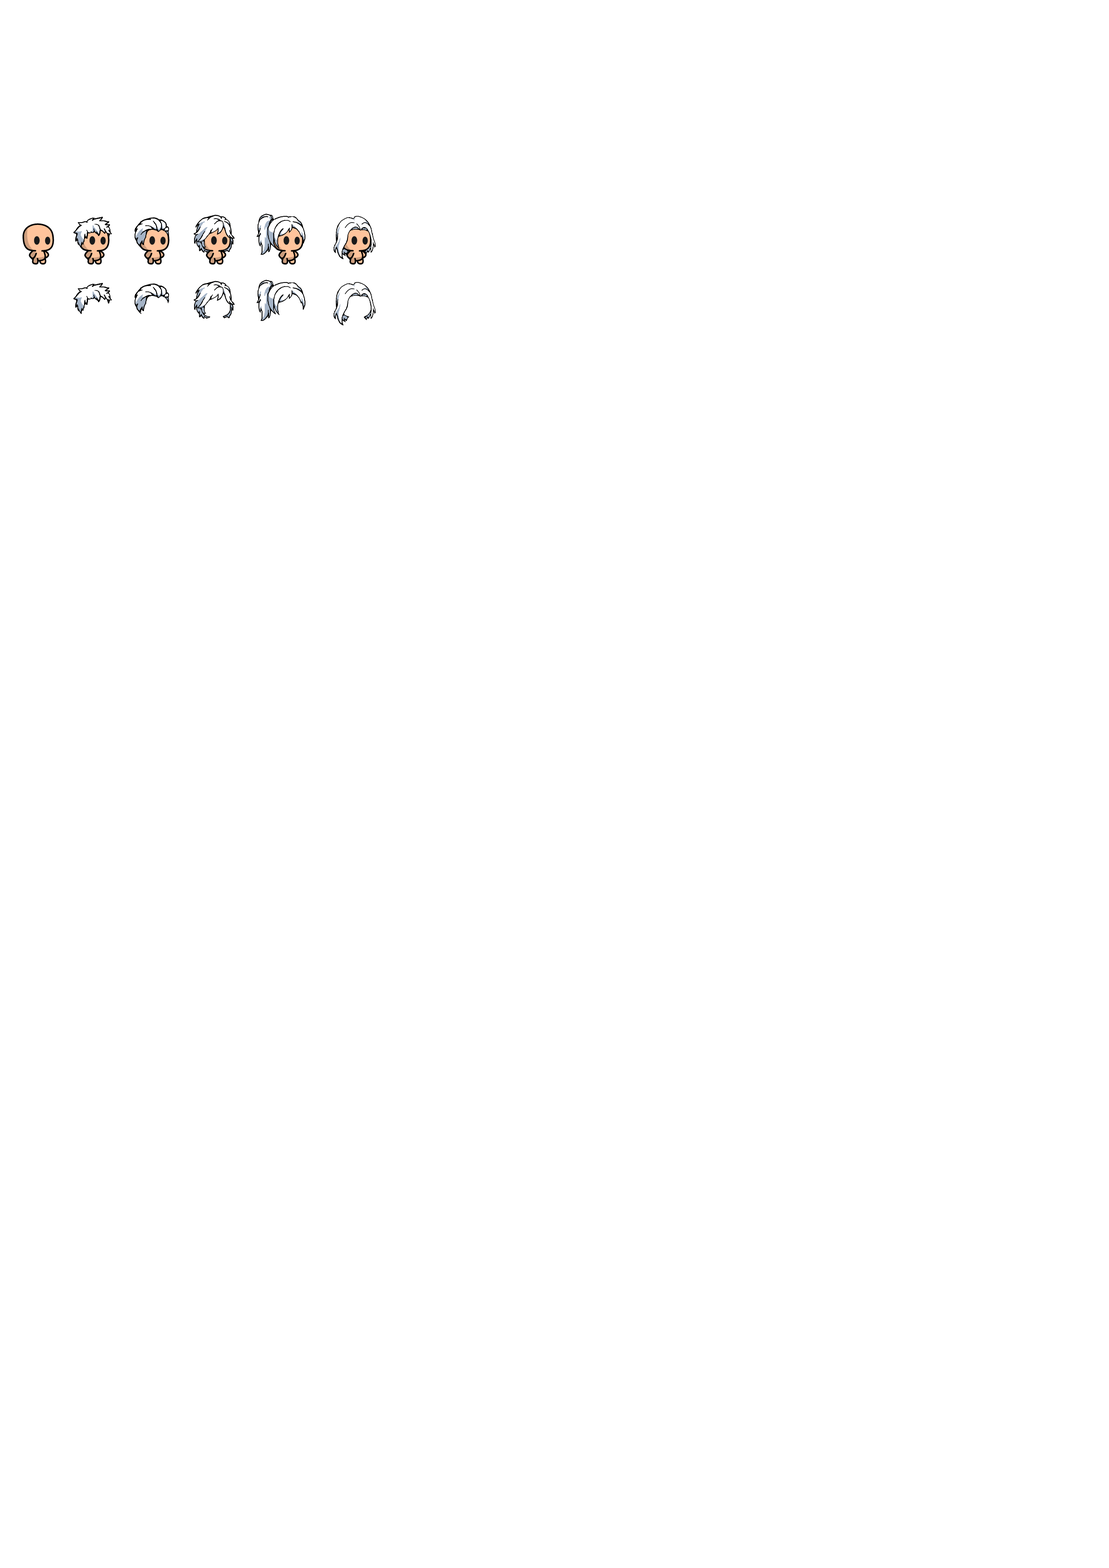
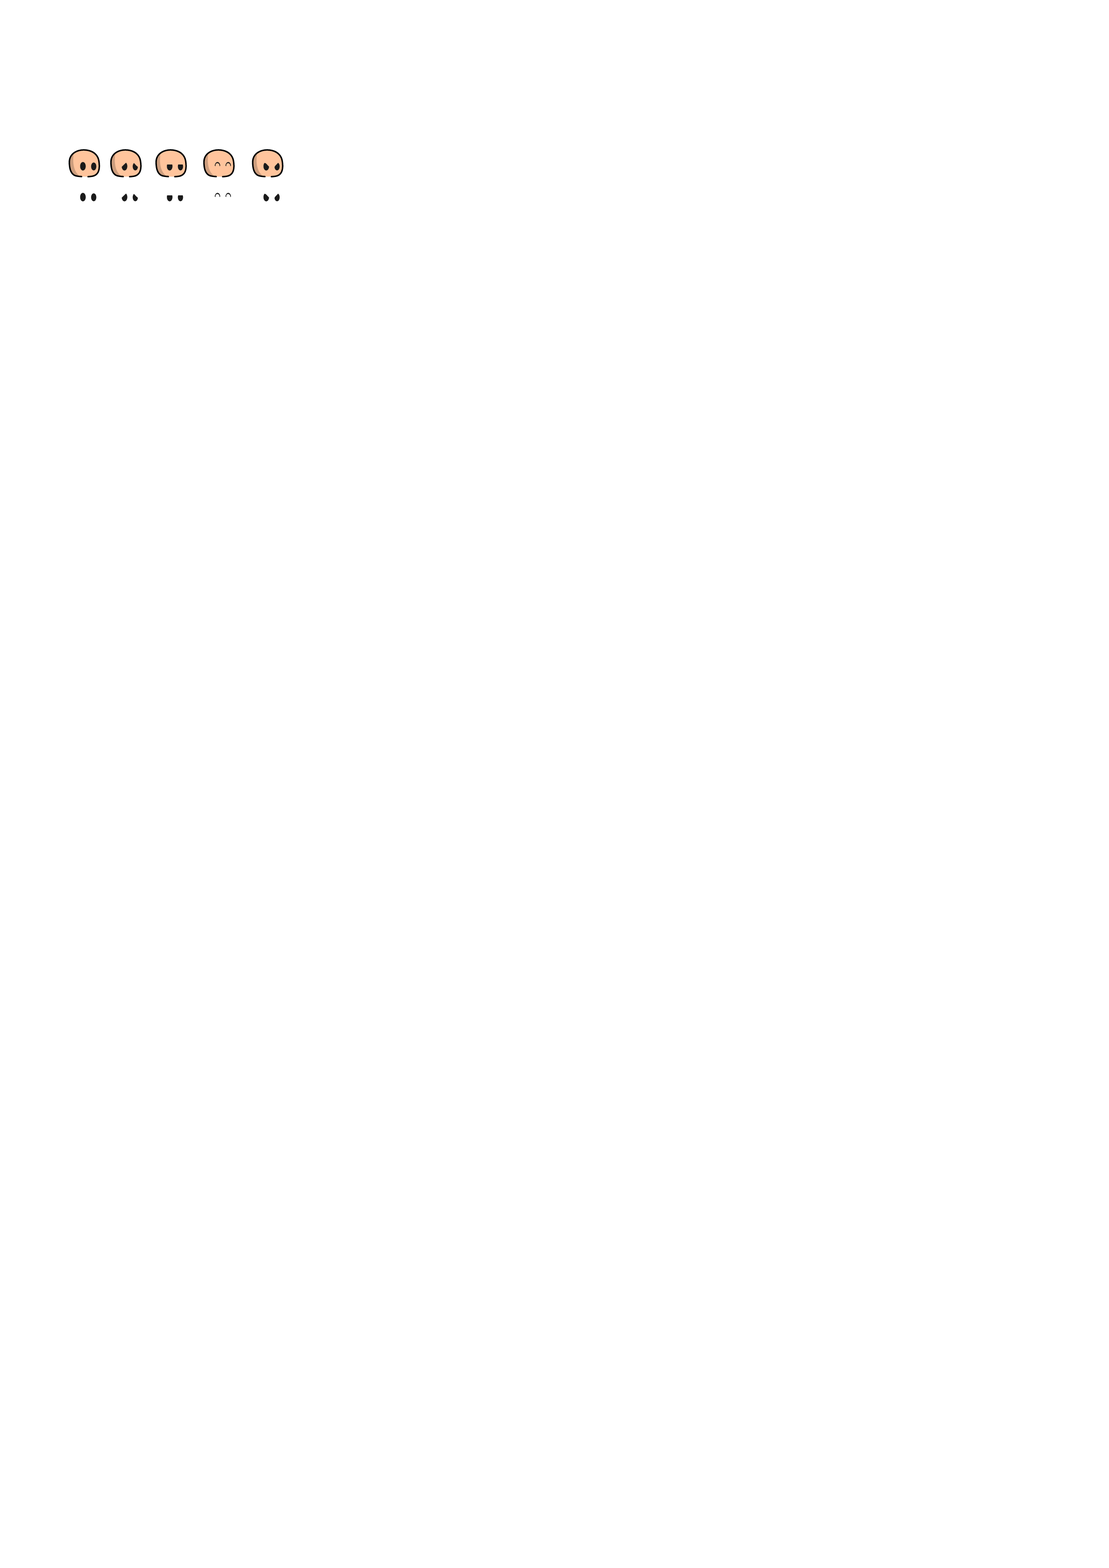
Layered file, before and after one edit (1109px x 1568px). Changes by layer:
hid group "HairStyles" (87 layers) over bbox(22, 148, 229, 287)